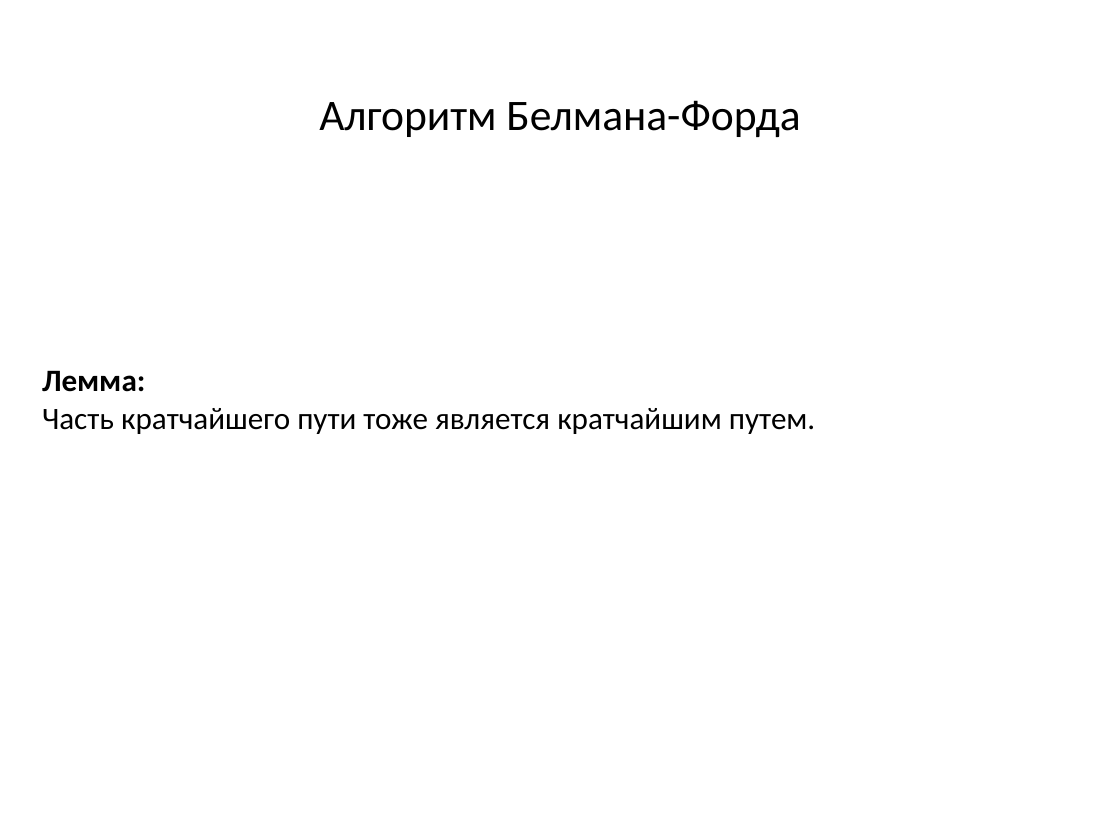
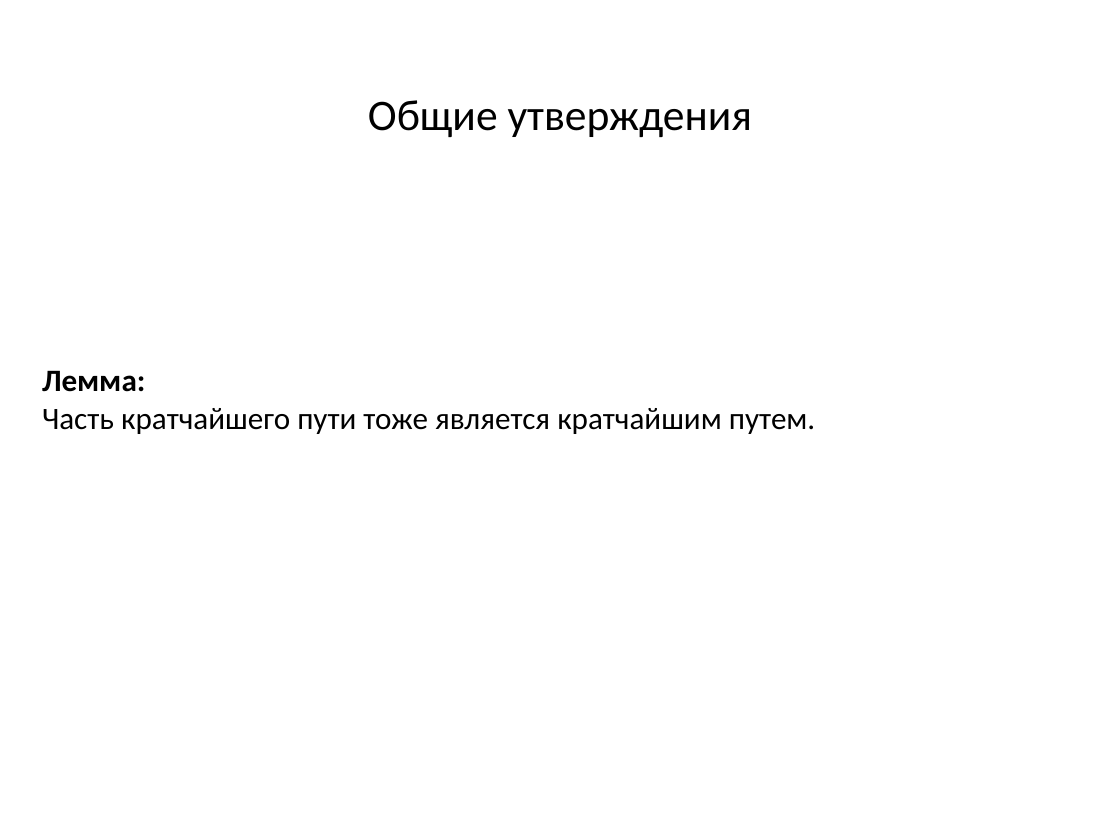
Before and after one commit to SteinbergOB/ANG, a slide deck: slide 3 of Презентации/Лекция 3.pptx. Drawn at 1120x840 pixels with LibreOffice and Linux fonts; fonts in the diff are those of the drawing. Boxes give left, top, right and bottom in pixels: in the first picture for what was removed or moved away, otherwise in the second. Text is boxed around its words. In the diff, an @@ line names an element or a change of style, - is before the commit and + after.

```diff
--- a/Презентации/Лекция 3.pptx
+++ b/Презентации/Лекция 3.pptx
@@ text at box(368, 100, 753, 137): text changed @@
-Алгоритм Белмана-Форда
+Общие утверждения
```
Also in this commit, not shown: 4 other slides changed, 2 slides added.
